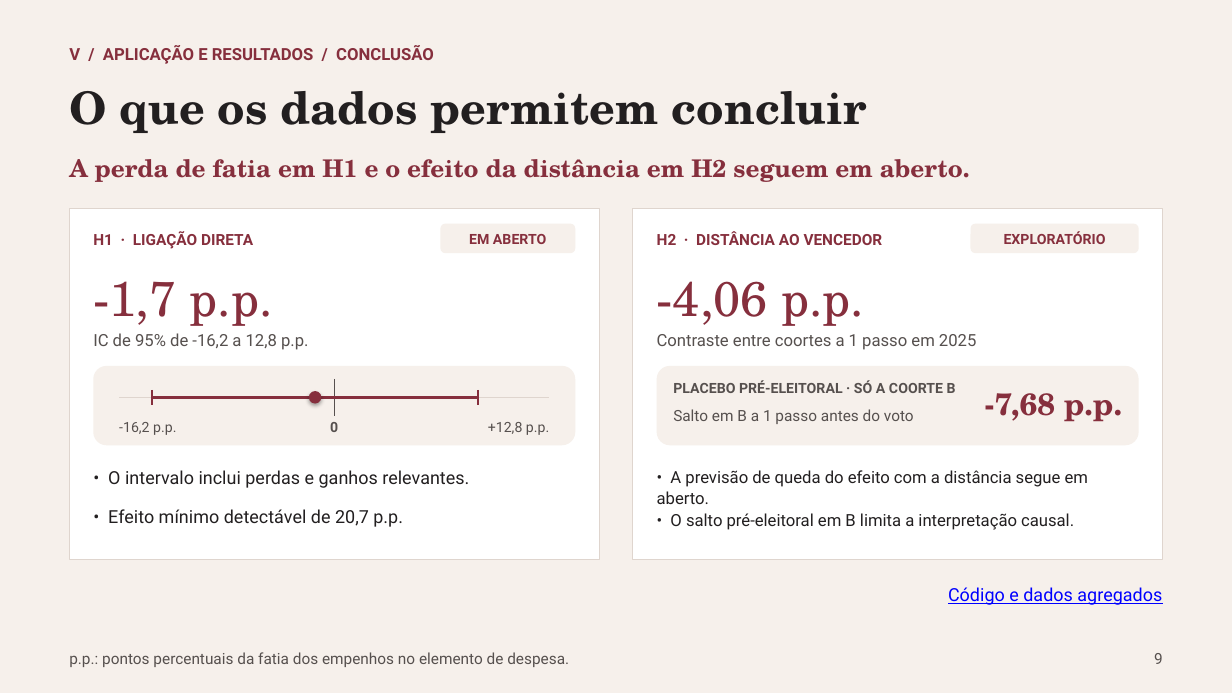
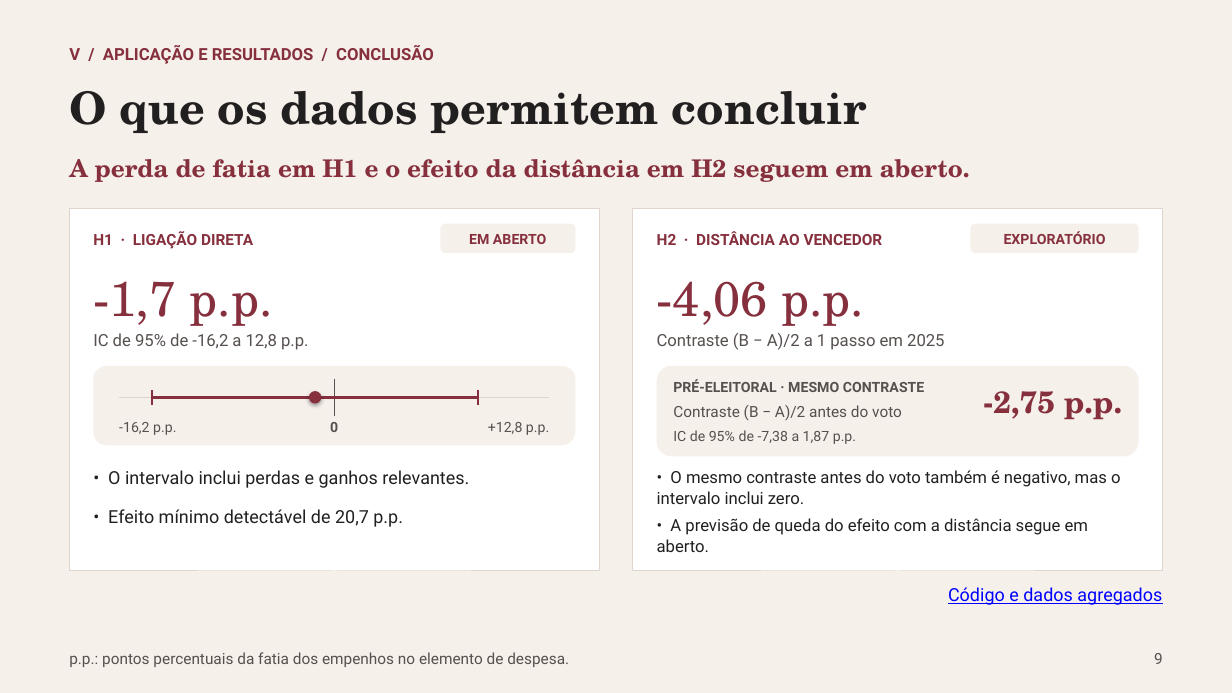
Before and after one commit to rafaelt0/redes-empresariais-alternancia-politica, a slide deck: slide 9 of output/deck.pptx. Drawn at 1232x693 pixels with LibreOffice and Linux fonts; fonts in the diff are those of the drawing. Boxes give left, top, right and bottom in pixels: in the first picture for what was removed or moved away, otherwise in the second. Text is boxed around its words. In the diff, an @@ line names an element or a change of style, - is before the commit and + after.

Commit message:
feat: contextualizar riscos de identificação na apresentação (#13)
- Esclarecer a cobertura dos empenhos, o saldo líquido e o denominador
- Contextualizar a precisão de H1 e a comparabilidade e placebo de H2

```diff
--- a/output/deck.pptx
+++ b/output/deck.pptx
@@ rectangle resized from (x1=69, y1=209, x2=600, y2=560) to (x1=69, y1=209, x2=600, y2=571) @@
@@ rectangle resized from (x1=633, y1=209, x2=1164, y2=560) to (x1=633, y1=209, x2=1164, y2=571) @@
@@ text at (x1=657, y1=333, x2=944, y2=350): text changed @@
-Contraste entre coortes a 1 passo em 2025
+Contraste (B − A)/2 a 1 passo em 2025
@@ rounded rectangle resized from (x1=657, y1=366, x2=1140, y2=445) to (x1=657, y1=366, x2=1140, y2=457) @@
@@ text at (x1=673, y1=379, x2=925, y2=392): text changed @@
-PLACEBO PRÉ-ELEITORAL · SÓ A COORTE B
+PRÉ-ELEITORAL · MESMO CONTRASTE
@@ text at (x1=673, y1=405, x2=902, y2=420): text changed @@
-Salto em B a 1 passo antes do voto
+Contraste (B − A)/2 antes do voto
@@ text at (x1=983, y1=391, x2=1122, y2=420): text changed @@
--7,68 p.p.
+-2,75 p.p.
@@ text added at (x1=673, y1=430, x2=856, y2=444), 11 pt, text #56504E @@
+IC de 95% de -7,38 a 1,87 p.p.
@@ text at (x1=657, y1=470, x2=1121, y2=504): text changed @@
-• O salto pré-eleitoral em B limita a interpretação causal.
+• O mesmo contraste antes do voto também é negativo, mas o intervalo inclui zero.
@@ text "• A previsão de queda ..." moved from (x1=657, y1=470, x2=1088, y2=504) to (x1=657, y1=518, x2=1088, y2=552) @@
```
Also in this commit, not shown: 4 other slides changed, 8 other files.
